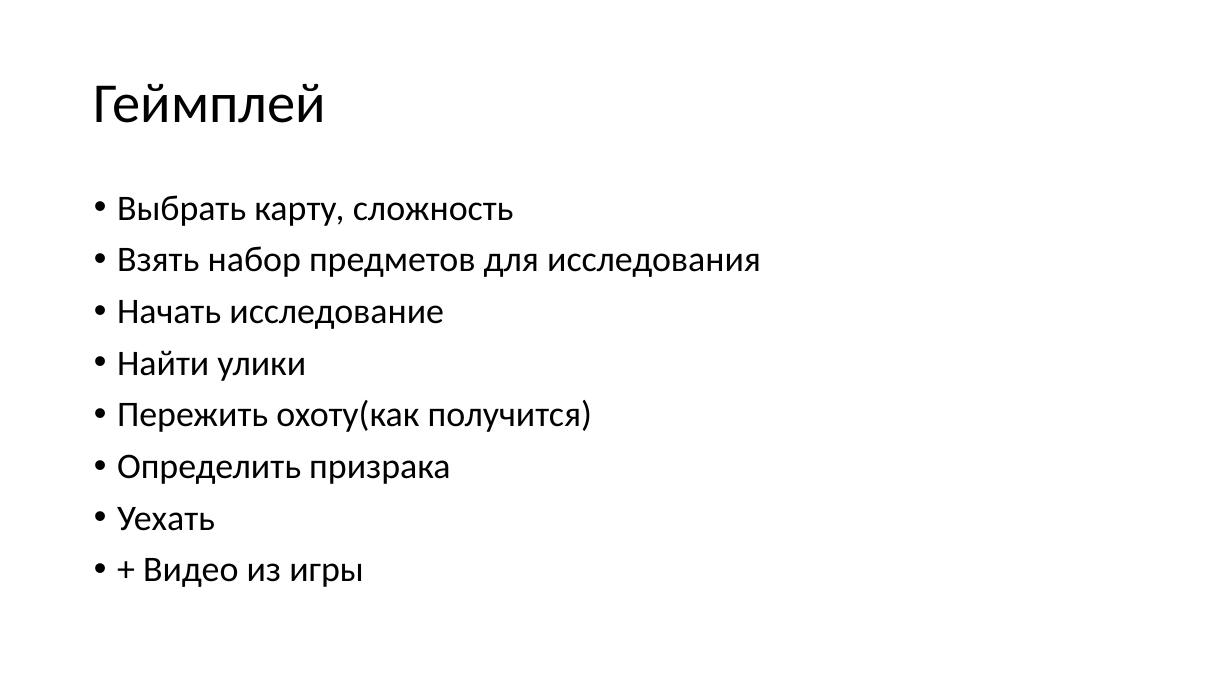
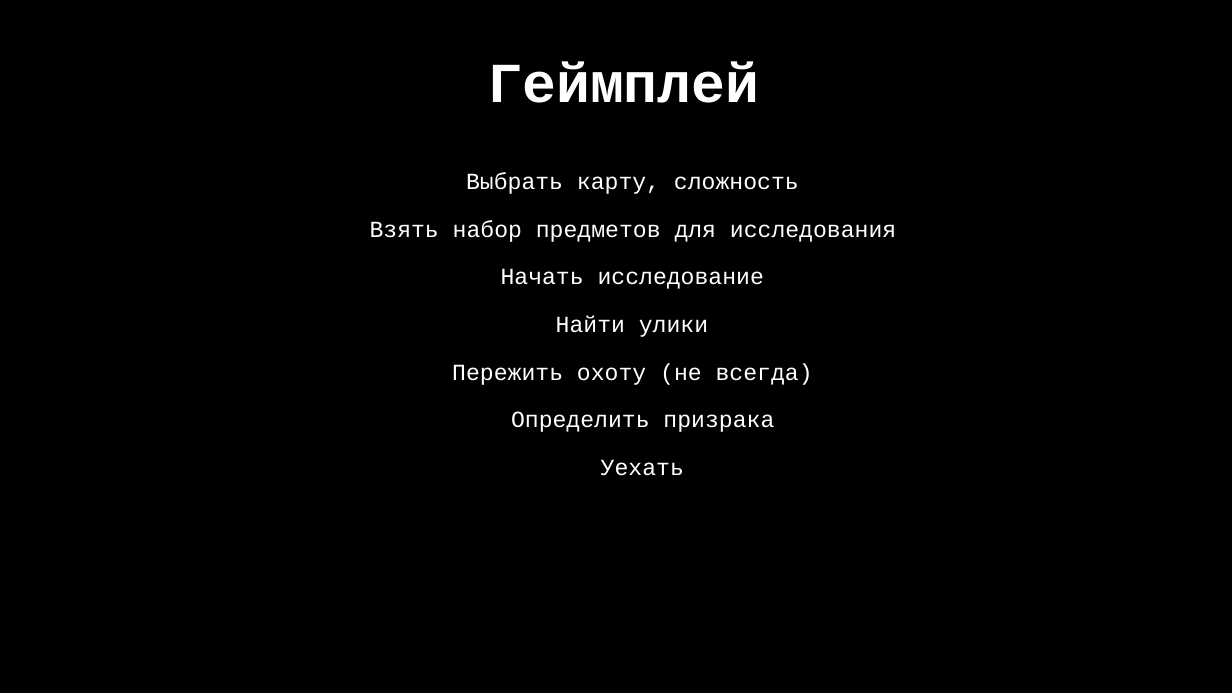
Before and after one commit to txtXD949/parafect, a slide deck: slide 5 of docs/Parafect.pptx (slide 4 before the commit). Drawn at 1232x693 pixels with LibreOffice and Linux fonts; fonts in the diff are those of the drawing. Boxes give left, top, right and bottom in pixels: in the first picture for what was removed or moved away, otherwise in the second. Text is boxed around its words. In the diff, an @@ line names an element or a change of style, - is before the commit and + after.

```diff
--- a/docs/Parafect.pptx
+++ b/docs/Parafect.pptx
@@ background #FFFFFF to #000000 @@
@@ title "Геймплей": place and size @@
-title "Геймплей" at <box>94,84,326,123</box>
+title "Геймплей" at <box>488,62,759,103</box>
@@ title "Геймплей" at <box>488,62,759,103</box>: font Calibri to Courier New, text colour #000000 to #FFFFFF, bold on @@
@@ text added at <box>466,172,799,194</box>, 18 pt, text #FFFFFF @@
+Выбрать карту, сложность
@@ text removed at <box>117,195,761,587</box> @@
-• Выбрать карту, сложность
-• Взять набор предметов для исследования
-• Начать исследование
-• Найти улики
-• Пережить охоту(как получится)
-• Определить призрака
-• Уехать
-• + Видео из игры
@@ text added at <box>370,220,896,242</box>, 18 pt, text #FFFFFF @@
+Взять набор предметов для исследования
@@ text added at <box>501,268,764,289</box>, 18 pt, text #FFFFFF @@
+Начать исследование
@@ text added at <box>556,315,708,337</box>, 18 pt, text #FFFFFF @@
+Найти улики
@@ text added at <box>452,363,813,385</box>, 18 pt, text #FFFFFF @@
+Пережить охоту (не всегда)
@@ text added at <box>511,411,774,432</box>, 18 pt, text #FFFFFF @@
+Определить призрака
@@ text added at <box>601,459,684,476</box>, 18 pt, text #FFFFFF @@
+Уехать
```
Also in this commit, not shown: 3 other slides changed, 7 slides added, 7 slides removed, 4 other files.
